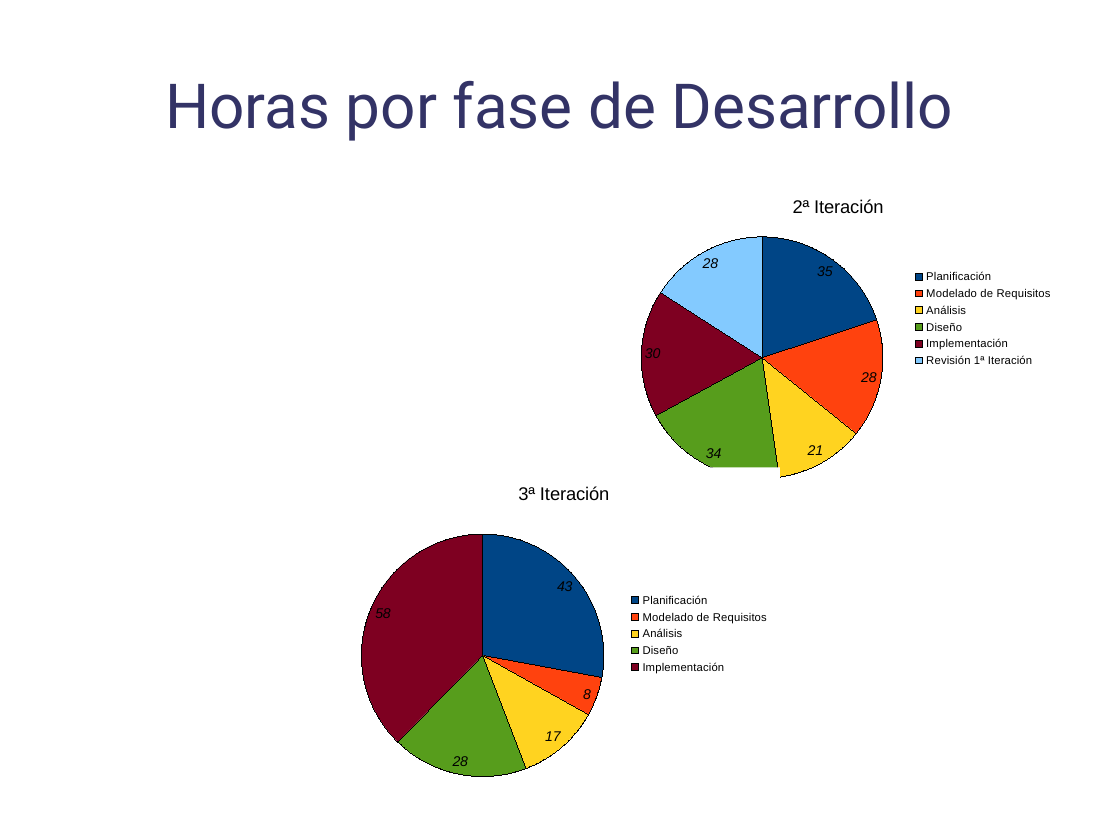
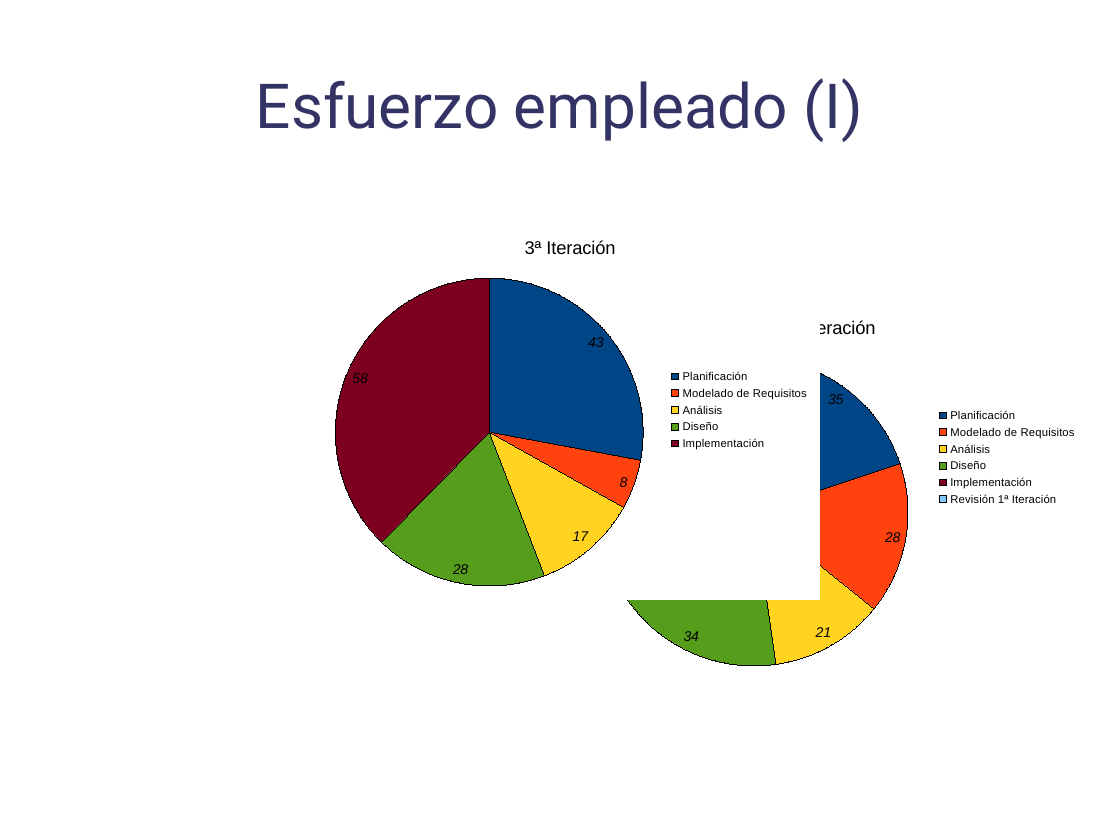
Before and after one commit to danoco78/touchteam, a slide deck: slide 2 of 3_iteracion/Planificacion/Presentacion Final.odp (slide 3 before the commit). Drawn at 1120x840 pixels with LibreOffice and Linux fonts; fonts in the diff are those of the drawing; background and template pictures are left out. Boxes give left, top, right and bottom in pixels: in the first picture for what was removed or moved away, otherwise in the second. Text is boxed around its words. In the diff, an @@ line names an element or a change of style, - is before the commit and + after.

```diff
--- a/3_iteracion/Planificacion/Presentacion Final.odp
+++ b/3_iteracion/Planificacion/Presentacion Final.odp
@@ title at <box>256,78,863,142</box>: text changed @@
-Horas por fase de Desarrollo
+Esfuerzo empleado (I)
@@ pie chart: place and size @@
-pie chart at <box>348,468,781,800</box>
+pie chart at <box>320,221,820,601</box>
@@ pie chart: place and size @@
-pie chart at <box>620,180,1056,493</box>
+pie chart at <box>580,300,1080,680</box>
```
Also in this commit, not shown: 3 other slides changed.
